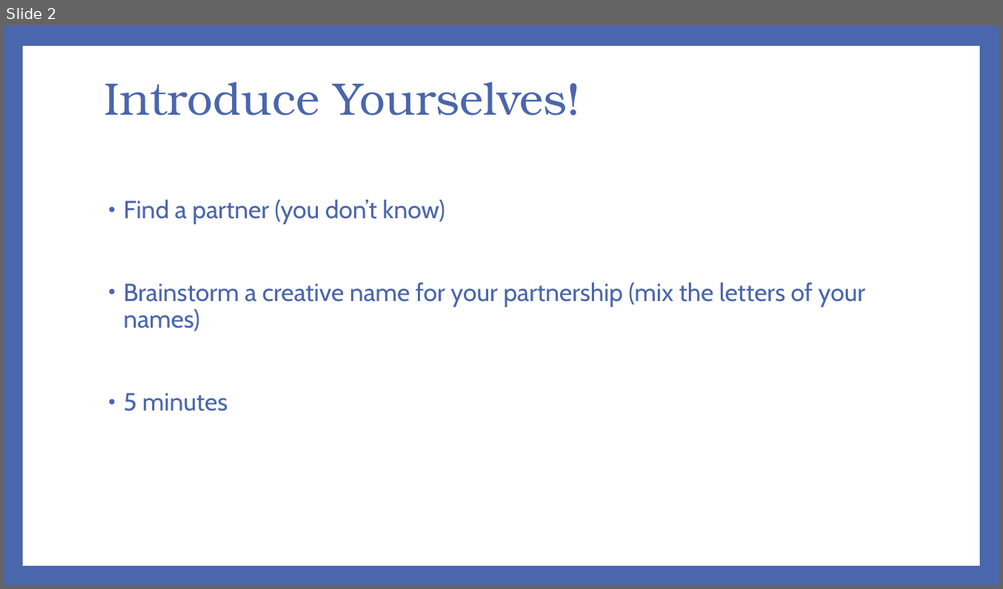
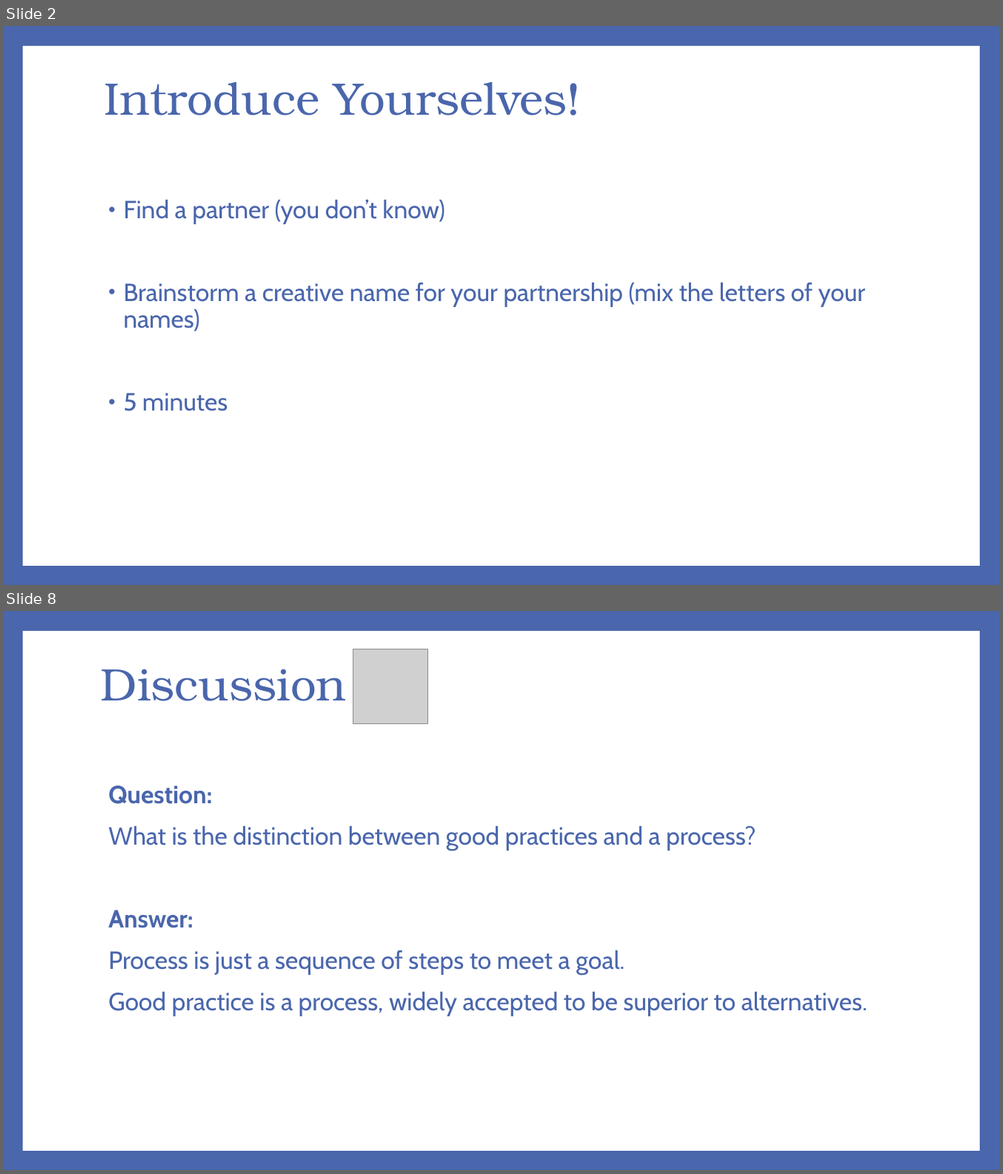
Before and after one commit to richard1au/1531-19t3, a slide deck: slides/week1.pptx. Shown one above the other, each under a label of ours: slide 2 before the commit, slides 2 and 8 after it; the slides between them are not shown. The pictures are 1003x589 and 1003x1174 pixels, drawn with LibreOffice and Linux fonts; fonts in the diff are those of the drawing; grey boxes stand for pictures. Boxes give left, top, right and bottom in pixels: in the first picture for what was removed or moved away, otherwise in the second. Text is boxed around its words. In the diff, an @@ line names an element or a change of style, - is before the commit and + after.

```diff
--- a/slides/week1.pptx
+++ b/slides/week1.pptx
@@ slide 8 added at (4, 611, 999, 1170), background #4A66AC; not listed: 1 template element that a slide beside it also shows @@
@@ picture added at (353, 649, 428, 723) @@
@@ title added at (101, 669, 346, 701), 44 pt, text #4A66AC @@
+Discussion
@@ text added at (108, 786, 867, 1017), 24 pt, text #4A66AC @@
+Question:
+What is the distinction between good practices and a process?
+Answer:
+Process is just a sequence of steps to meet a goal.
+Good practice is a process, widely accepted to be superior to alternatives.
```
Also in this commit, not shown: 3 slides changed, 8 other slides added, 6 slides removed.
